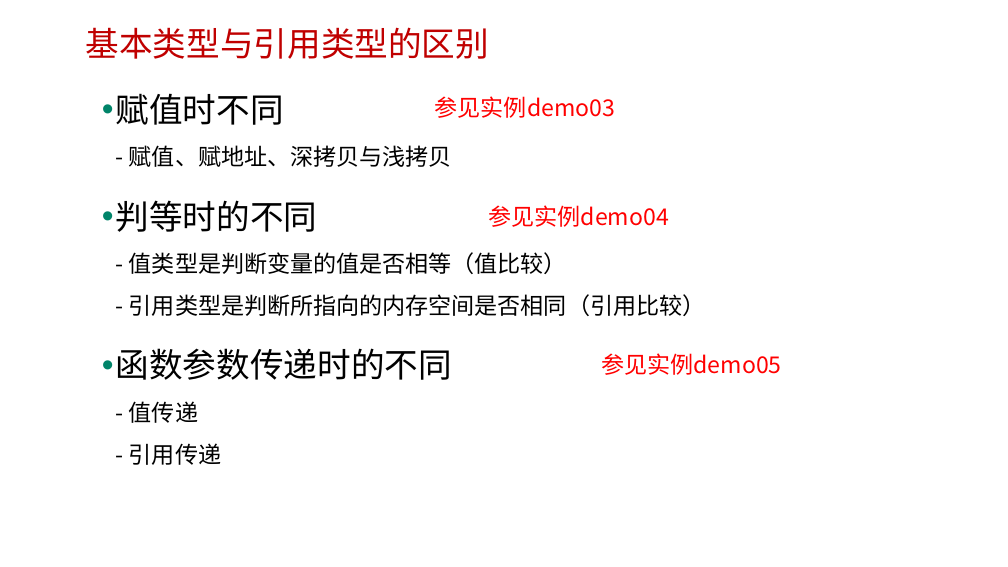
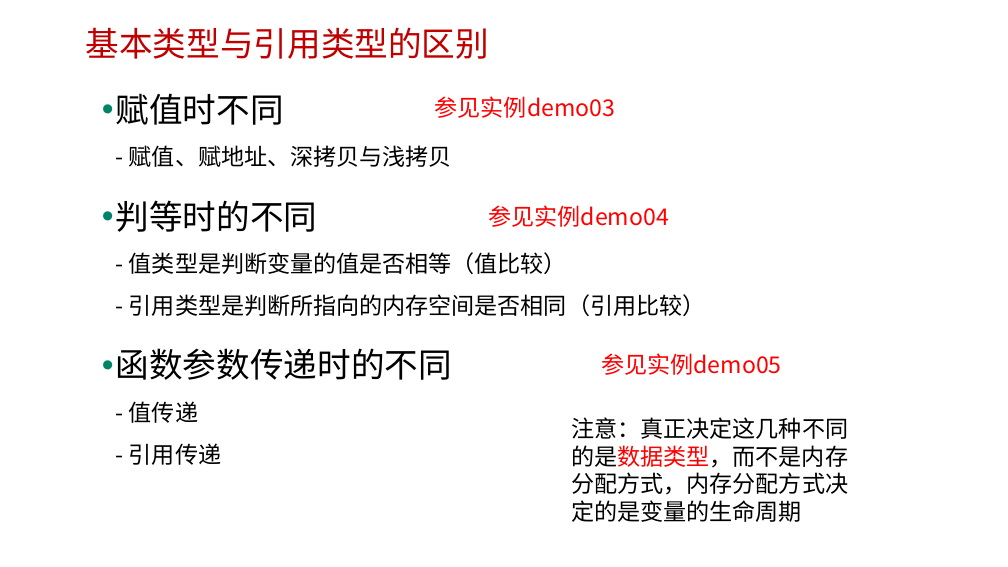
Before and after one commit to edu2act/course-javascript-advanced, a slide deck: slide 6 of 课程PPT/02.JavaScript数据类型、值与变量.pptx. Drawn at 1008x567 pixels with LibreOffice and Linux fonts; fonts in the diff are those of the drawing; background and template pictures are left out. Boxes give left, top, right and bottom in pixels: in the first picture for what was removed or moved away, otherwise in the second. Text is boxed around its words. In the diff, an @@ line names an element or a change of style, - is before the commit and + after.

```diff
--- a/课程PPT/02.JavaScript数据类型、值与变量.pptx
+++ b/课程PPT/02.JavaScript数据类型、值与变量.pptx
@@ text added at (571,417,848,522), 22 pt, text #000000 @@
+注意：真正决定这几种不同的是数据类型，而不是内存分配方式，内存分配方式决定的是变量的生命周期
```
Also in this commit, not shown: 8 other slides changed, 11 other files.
